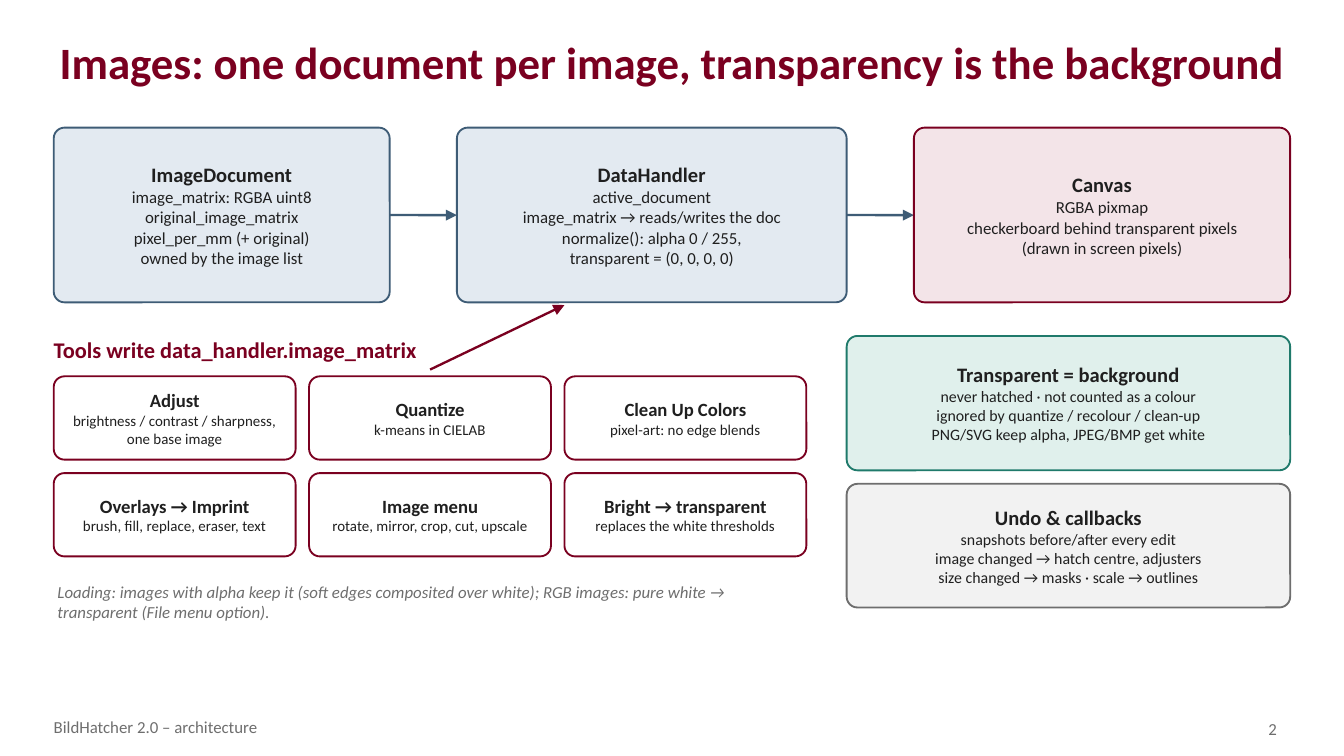
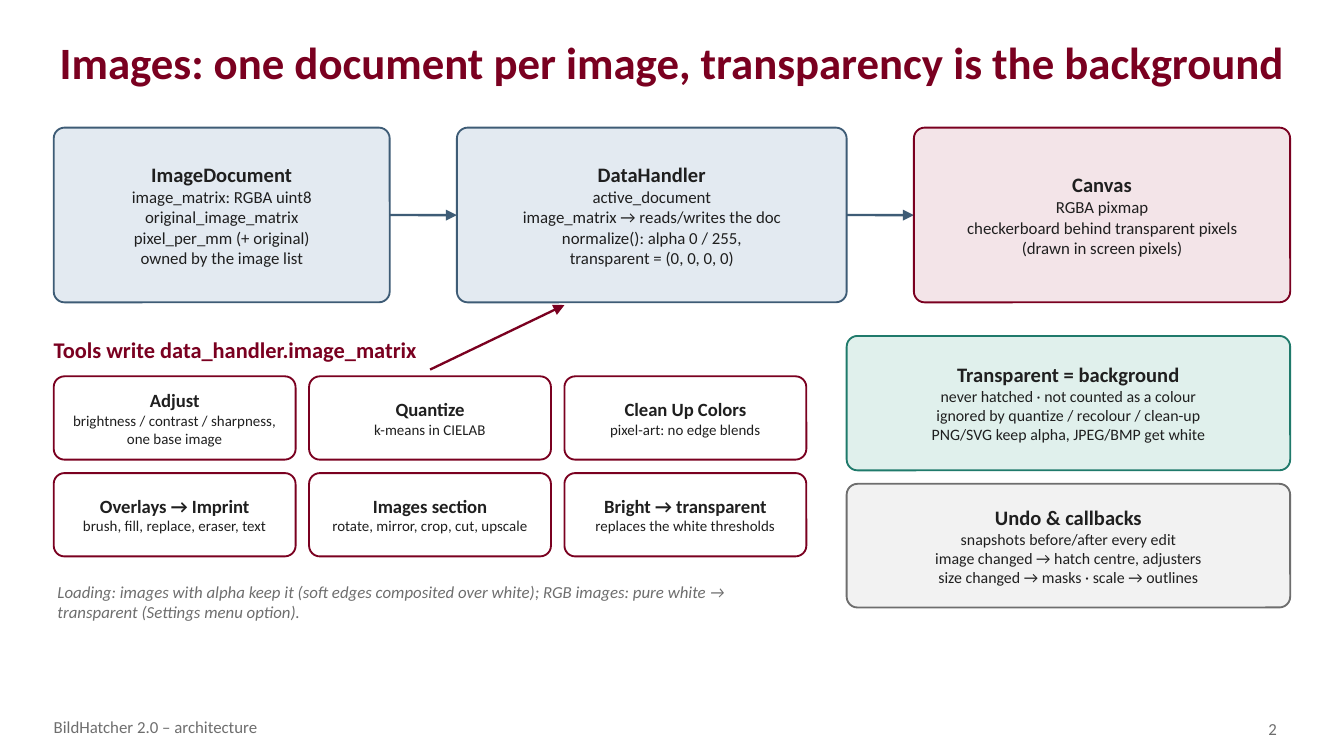
Before and after one commit to goegilein/BildHatcher, a slide deck: slide 2 of Data-Architecture.pptx. Drawn at 1344x756 pixels with LibreOffice and Linux fonts; fonts in the diff are those of the drawing. Boxes give left, top, right and bottom in pixels: in the first picture for what was removed or moved away, otherwise in the second. Text is boxed around its words. In the diff, an @@ line names an element or a change of style, - is before the commit and + after.

```diff
--- a/Data-Architecture.pptx
+++ b/Data-Architecture.pptx
@@ text in rounded rectangle at bbox=[373, 500, 487, 516]: text changed @@
-Image menu
+Images section
@@ text at bbox=[57, 586, 706, 621]: text changed @@
-Loading: images with alpha keep it (soft edges composited over white); RGB images: pure white → transparent (File menu option).
+Loading: images with alpha keep it (soft edges composited over white); RGB images: pure white → transparent (Settings menu option).
```
Also in this commit, not shown: 1 other slide changed, 2 other files.
